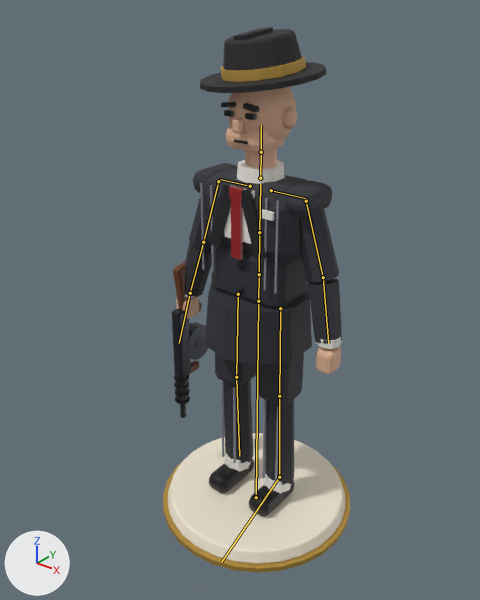
One commit to the FBX model art/export/Mafia_Pawn.fbx: the scene before it, then after it.
Camera for both pictures: a camera (50 mm lens) standing at (1.49, -1.99, 2.27) and looking at (-0.05, -0.07, 1.08). Arrows for +X, +Y and +Z are at lower left; the lights stay in place. The first picture is the older version. The bones that change, and the others that lie on the model, are drawn over the model as lines.

Names of what the first picture shows: 'Mafia_Pawn_Mesh'.
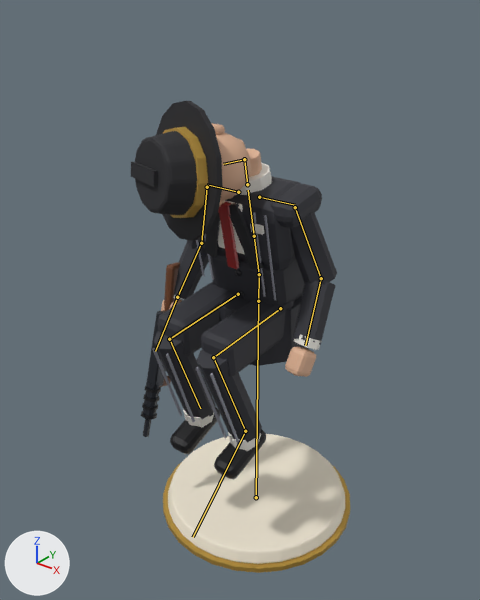
The newer file adds an action. The first version stands in its rest pose; the second is drawn at frame 25 of the action 'Mafia_Pawn|Behead'.

What the commit changed:
Bone 'spine' (bone_spine) turns from (0, 0, 0) to (11, 0, 0) degrees about its own x, y and z.
Bone 'head' (bone_head) moves from (0.0, 0.0, 0.0) to (0.474, -1.236, -0.442).
Bone 'head' (bone_head) turns from (0, 0, 0) to (100, -12, -90) degrees about its own x, y and z.
Bone 'forearm.L' (bone_forearm_l) turns from (0, 0, 0) to (40, 0, 0) degrees about its own x, y and z.
Bone 'forearm.R' (bone_forearm_r) turns from (0, 0, 0) to (30, 0, 0) degrees about its own x, y and z.
Bone 'thigh.L' (bone_thigh_l) turns from (0, 0, 0) to (85, 0, 0) degrees about its own x, y and z.
Bone 'shin.L' (bone_shin_l) turns from (0, 0, 0) to (-105, 0, 0) degrees about its own x, y and z.
Bone 'thigh.R' (bone_thigh_r) turns from (0, 0, 0) to (85, 0, 0) degrees about its own x, y and z.
Bone 'shin.R' (bone_shin_r) turns from (0, 0, 0) to (-105, 0, 0) degrees about its own x, y and z.

Pixel boxes [x1, y1, x2, y2] of what changed, in the pictures (480 x 600 px):
'Mafia_Pawn_Mesh', posed (17% wider, 14% shorter)
    before: [163, 27, 350, 573]
    after: [131, 101, 350, 573]
bone 'spine', root to tip
    before: (259, 274) to (259, 232)
    after: (259, 274) to (254, 236)
bone 'head', root to tip
    before: (261, 152) to (261, 125)
    after: (244, 159) to (223, 164)
bone 'forearm.L', root to tip
    before: (323, 277) to (328, 343)
    after: (321, 278) to (305, 345)
bone 'forearm.R', root to tip
    before: (203, 242) to (190, 293)
    after: (201, 243) to (177, 297)
bone 'thigh.L', root to tip
    before: (280, 308) to (279, 396)
    after: (280, 308) to (213, 357)
bone 'shin.L', root to tip
    before: (279, 396) to (279, 477)
    after: (213, 357) to (245, 431)
bone 'thigh.R', root to tip
    before: (238, 294) to (236, 377)
    after: (238, 294) to (169, 339)
bone 'shin.R', root to tip
    before: (236, 377) to (239, 456)
    after: (169, 339) to (200, 408)
